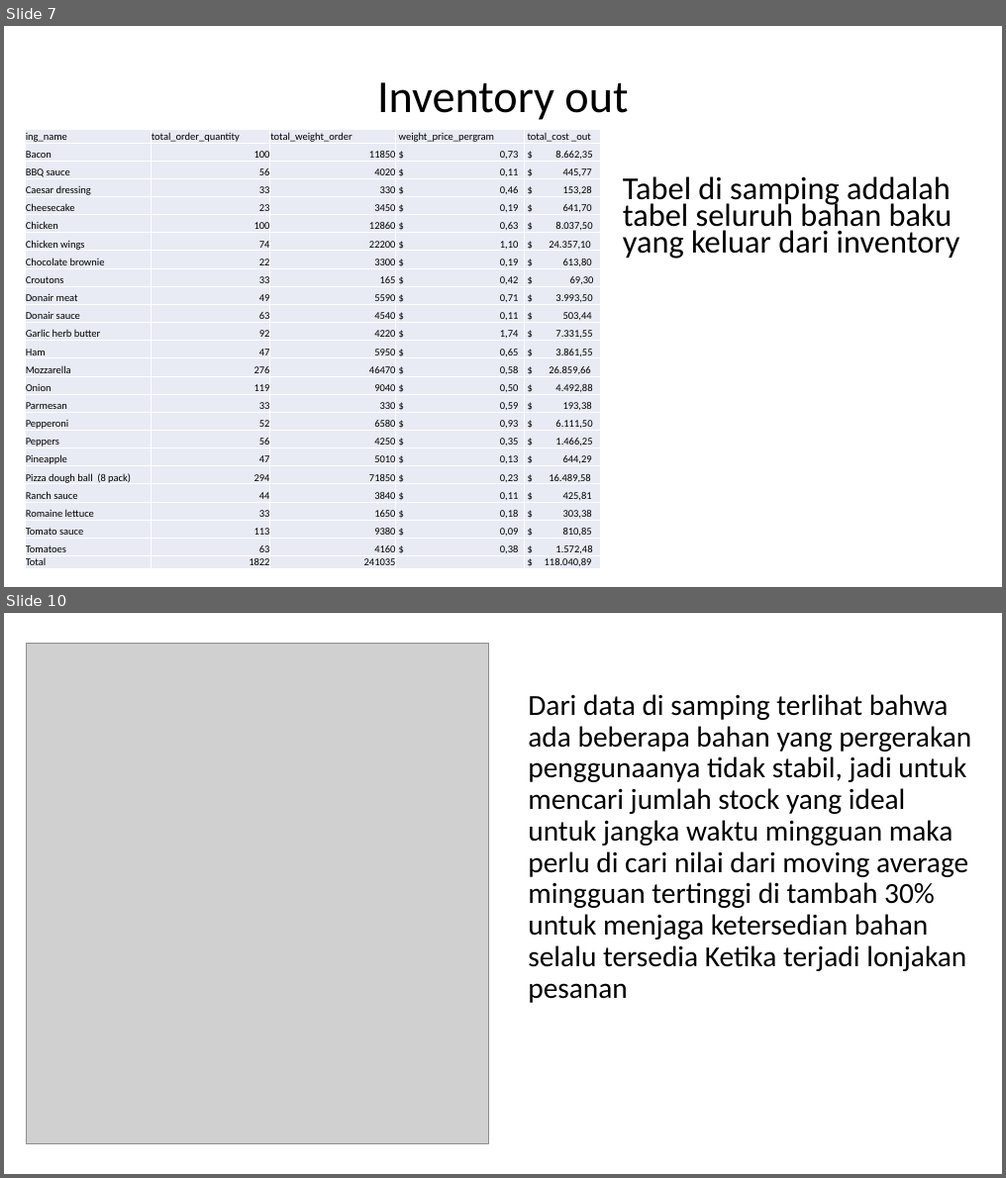
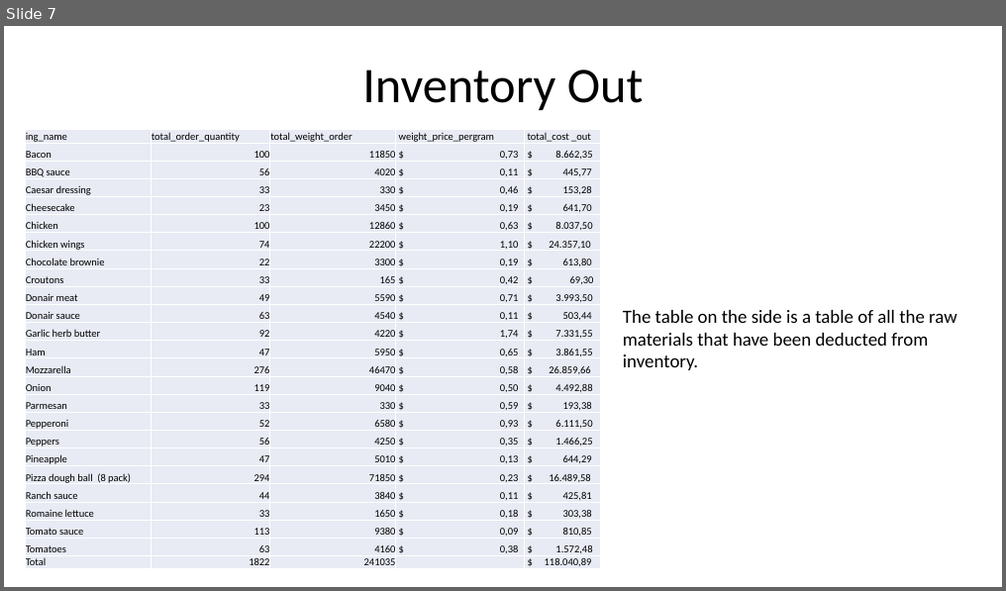
Before and after one commit to Halaholo61/Pizza-king-Stock-Optimization, a slide deck: MANAJEMEN OPTIMASI STOCK PIZZA KING.pptx. Shown one above the other, each under a label of ours: slides 7 and 10 before the commit, slide 7 after it; the slides between them are not shown. The pictures are 1006x1178 and 1006x591 pixels, drawn with LibreOffice and Linux fonts; fonts in the diff are those of the drawing; grey boxes stand for pictures. Boxes give left, top, right and bottom in pixels: in the first picture for what was removed or moved away, otherwise in the second. Text is boxed around its words. In the diff, an @@ line names an element or a change of style, - is before the commit and + after.

```diff
--- a/MANAJEMEN OPTIMASI STOCK PIZZA KING.pptx
+++ b/MANAJEMEN OPTIMASI STOCK PIZZA KING.pptx
@@ slide 10 removed at [4,613,1002,1174], background #FFFFFF @@
@@ picture removed at [26,643,488,1145] @@
@@ title removed at [528,694,971,1003] @@
-Dari data di samping terlihat bahwa ada beberapa bahan yang pergerakan penggunaanya tidak stabil, jadi untuk mencari jumlah stock yang ideal untuk jangka waktu mingguan maka perlu di cari nilai dari moving average mingguan tertinggi di tambah 30% untuk menjaga ketersedian bahan selalu tersedia Ketika terjadi lonjakan pesanan
@@ slide 7 changed as well @@
@@ title at [362,70,644,110]: text changed; size 44 to 48 pt @@
-Inventory out
+Inventory Out
@@ text at [623,310,957,371]: text changed; size 30.8 to 18 pt @@
-Tabel di samping addalah tabel seluruh bahan baku yang keluar dari inventory
+The table on the side is a table of all the raw materials that have been deducted from inventory.
```
Also in this commit, not shown: 2 other slides changed, 8 slides added, 7 other slides removed, 3 other files.
